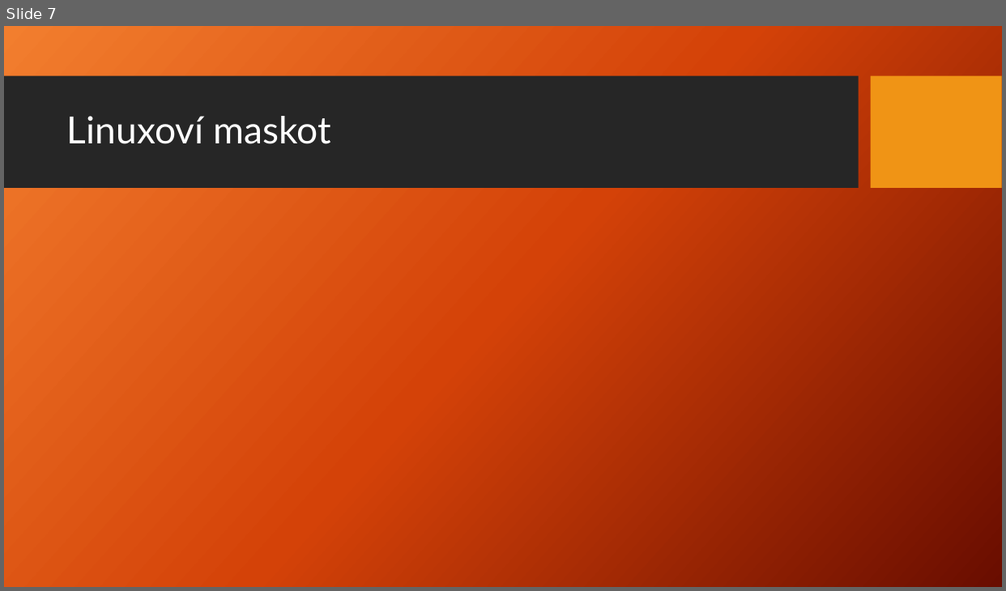
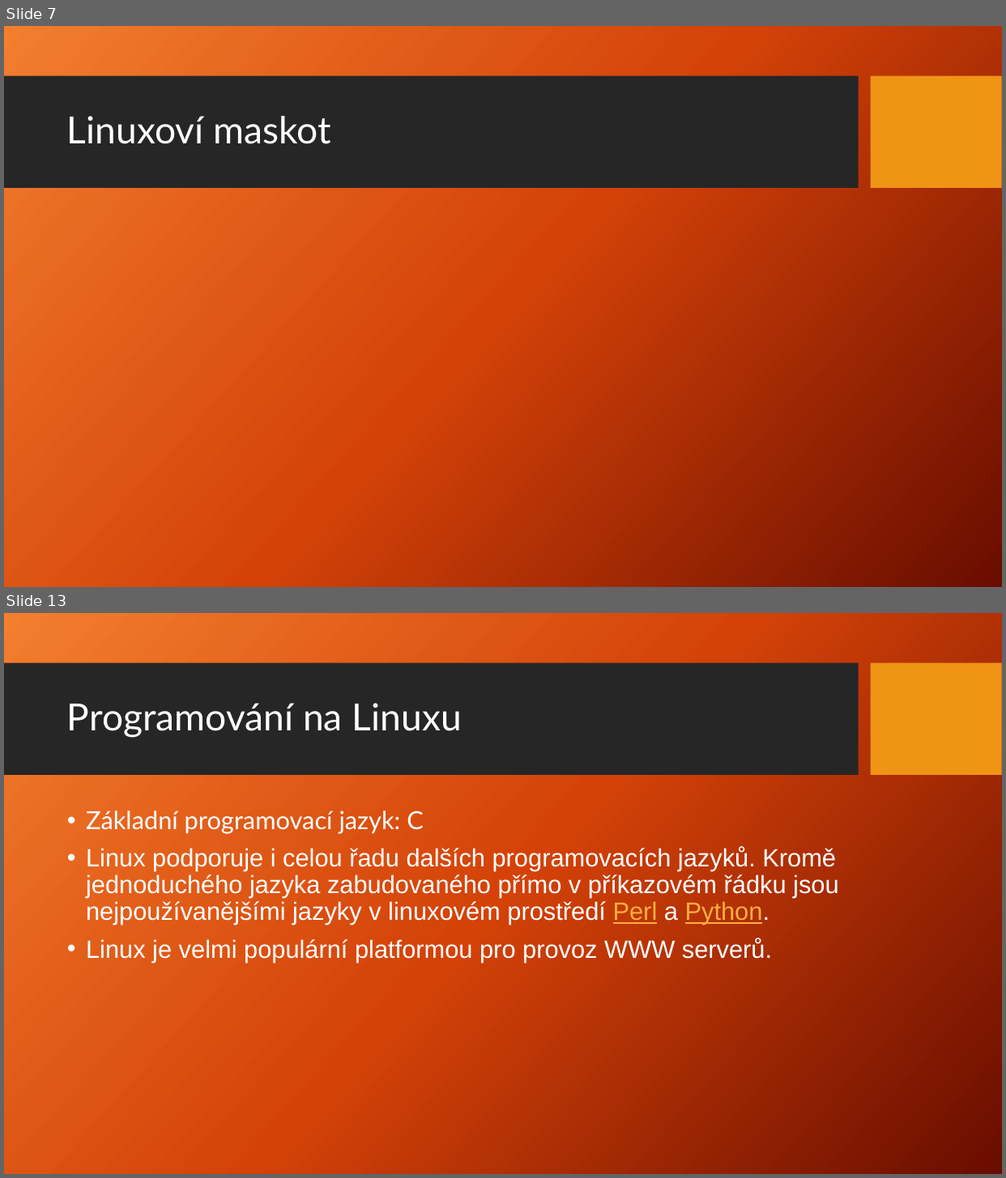
Before and after one commit to Jakub-Benes/Prezentace, a slide deck: Linux.pptx. Shown one above the other, each under a label of ours: slide 7 before the commit, slides 7 and 13 after it; the slides between them are not shown. The pictures are 1006x591 and 1006x1178 pixels, drawn with LibreOffice and Linux fonts; fonts in the diff are those of the drawing; background and template pictures are left out. Boxes give left, top, right and bottom in pixels: in the first picture for what was removed or moved away, otherwise in the second. Text is boxed around its words. In the diff, an @@ line names an element or a change of style, - is before the commit and + after.

```diff
--- a/Linux.pptx
+++ b/Linux.pptx
@@ slide 13 added at (4,613,1002,1174), background picture (left out); not listed: 2 template elements that a slide beside it also shows @@
@@ title added at (67,703,462,738), 36 pt, text #FFFFFF @@
+Programování na Linuxu
@@ text added at (86,811,839,962), 24 pt, text #FFFFFF @@
+• Základní programovací jazyk: C
+• Linux podporuje i celou řadu dalších programovacích jazyků. Kromě jednoduchého jazyka zabudovaného přímo v příkazovém řádku jsou nejpoužívanějšími jazyky v linuxovém prostředí Perl a Python.
+• Linux je velmi populární platformou pro provoz WWW serverů.
```
Also in this commit, not shown: 8 slides changed, 4 other slides added, 1 slide removed.
